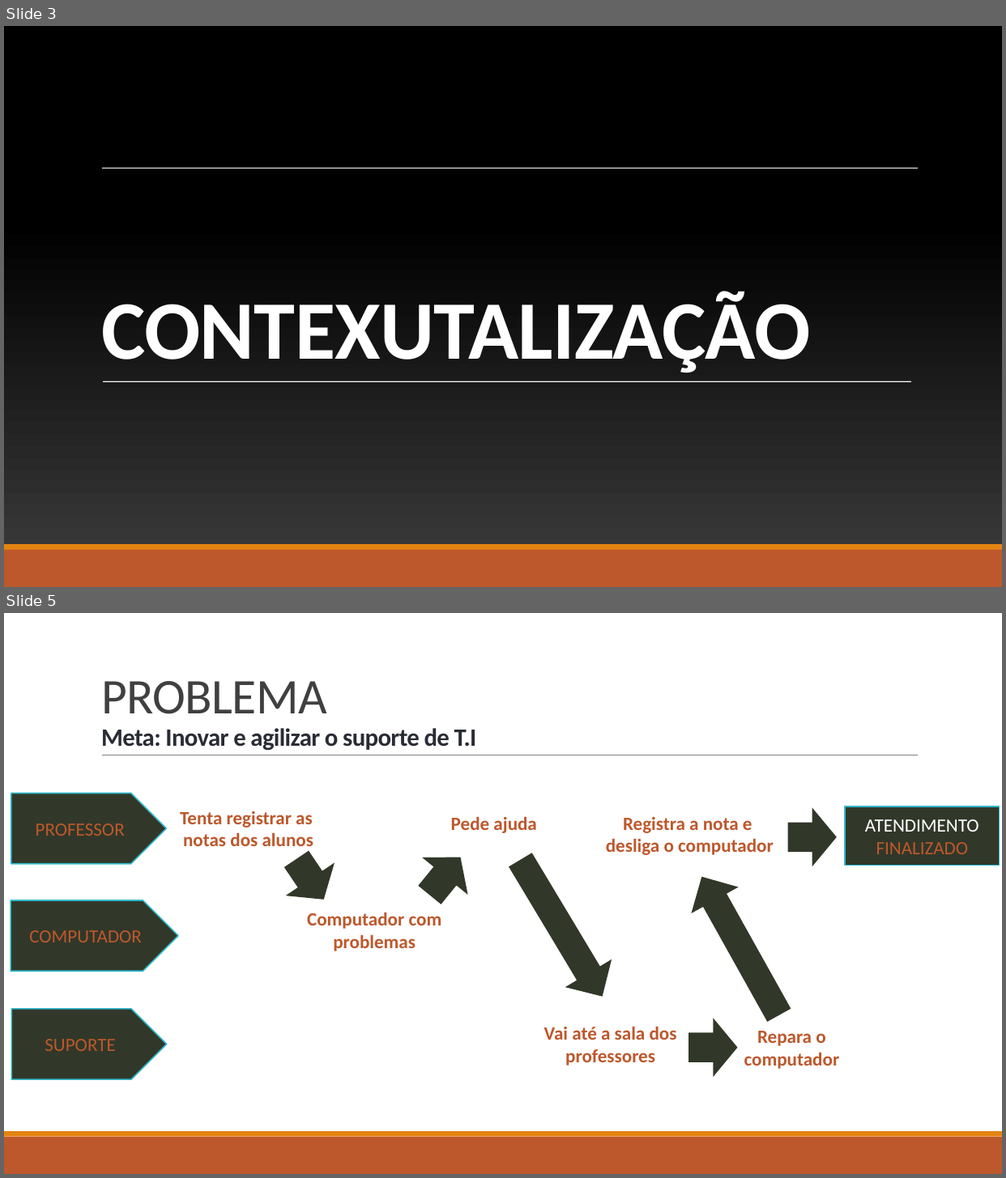
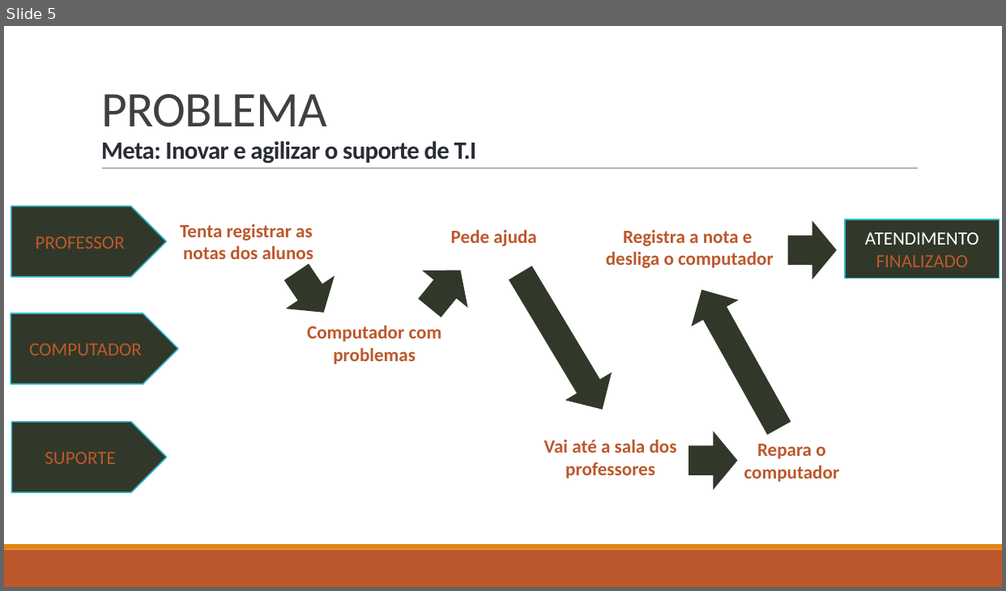
Before and after one commit to BandTec/grupo-05-adsa-20201, a slide deck: Apresentação Sprint 1.pptx. Shown one above the other, each under a label of ours: slides 3 and 5 before the commit, slide 5 after it; the slides between them are not shown. The pictures are 1006x1178 and 1006x591 pixels, drawn with LibreOffice and Linux fonts; fonts in the diff are those of the drawing; background and template pictures are left out. Boxes give left, top, right and bottom in pixels: in the first picture for what was removed or moved away, otherwise in the second. Text is boxed around its words. In the diff, an @@ line names an element or a change of style, - is before the commit and + after.

```diff
--- a/Apresentação Sprint 1.pptx
+++ b/Apresentação Sprint 1.pptx
@@ slide 3 removed at [4, 26, 1002, 587], background picture (left out) @@
@@ line removed from (102, 169) to (918, 169) @@
@@ title removed at [101, 291, 810, 373] @@
-CONTEXUTALIZAÇÃO
@@ line removed from (103, 382) to (911, 382) @@
@@ line removed from (103, 382) to (911, 382) @@
@@ rectangle removed at [4, 544, 1002, 550] @@
@@ rectangle removed at [4, 550, 1002, 587] @@
```
Also in this commit, not shown: 14 slides changed, 2 slides added.
